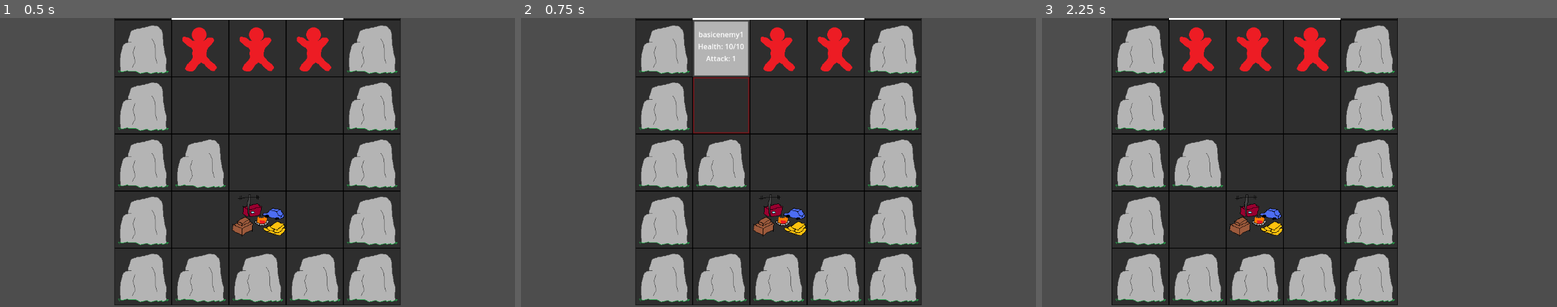
Above: before the commit, frames 1-3 (left to right).
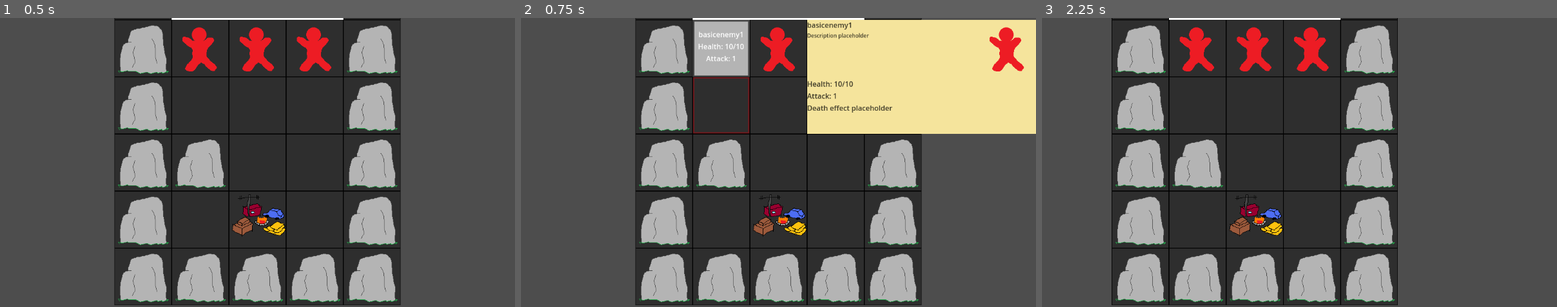
Above: after the commit, the same moments.

Repository: Wayl123/CardPuzzleGame
Game: Godot game, scene res://scene/test_map.tscn
Two runs of this game, one before a commit and one after it. Both use one fixed random seed, a clock stepped at 60 frames per second and the inputs below.
Inputs (mouse positions are in pixels of both pictures, inside the frame that each line leads up to):
- Up to frame 1 (0.5 s): no input
- Up to frame 2 (0.75 s): click (721, 46) at 0.52 s
- Up to frame 3 (2.25 s): click (1242, 104) at 1.27 s; tap Enter at 2 s; move the mouse to (1412, 148) at 2.02 s; press the mouse at (1412, 148) at 2.03 s; hold D (RightButton) from 2.03 s (still down)

Frame 1 is identical in both runs. In frame 2, 18% of the frame differs, in the area x 55-100%, y 0-41%; in frame 3, nothing differs.

Commit message:
Add infobox that shows when enemy is clicked #2

Diff:
--- /dev/null
+++ b/scene/info_box.tscn
@@ -0,0 +1,60 @@
+[gd_scene load_steps=3 format=3 uid="uid://biga1qitatow5"]
+
+[ext_resource type="Texture2D" uid="uid://dppmsw6ltmoyn" path="res://image/info_box.png" id="1_kr1b7"]
+[ext_resource type="Script" path="res://scripts/InfoBox.gd" id="2_tkduc"]
+
+[node name="InfoBox" type="NinePatchRect"]
+z_index = 1
+z_as_relative = false
+offset_right = 512.0
+offset_bottom = 256.0
+size_flags_vertical = 3
+texture = ExtResource("1_kr1b7")
+script = ExtResource("2_tkduc")
+
+[node name="InfoList" type="VBoxContainer" parent="."]
+layout_mode = 2
+offset_right = 512.0
+offset_bottom = 256.0
+
+[node name="InfoBanner" type="HBoxContainer" parent="InfoList"]
+layout_mode = 2
+alignment = 1
+
+[node name="InfoTitle" type="VBoxContainer" parent="InfoList/InfoBanner"]
+layout_mode = 2
+size_flags_horizontal = 3
+
+[node name="Name" type="Label" parent="InfoList/InfoBanner/InfoTitle"]
+layout_mode = 2
+theme_override_colors/font_color = Color(0, 0, 0, 0.74902)
+text = "Name"
+
+[node name="Description" type="Label" parent="InfoList/InfoBanner/InfoTitle"]
+layout_mode = 2
+theme_override_colors/font_color = Color(0, 0, 0, 0.74902)
+theme_override_font_sizes/font_size = 12
+text = "Description"
+
+[node name="Image" type="TextureRect" parent="InfoList/InfoBanner"]
+layout_mode = 2
+
+[node name="Health" type="Label" parent="InfoList"]
+layout_mode = 2
+theme_override_colors/font_color = Color(0, 0, 0, 0.74902)
+text = "Health: -1/-1"
+
+[node name="Attack" type="Label" parent="InfoList"]
+layout_mode = 2
+theme_override_colors/font_color = Color(0, 0, 0, 0.74902)
+text = "Attack: -1"
+
+[node name="DeathEffect" type="Label" parent="InfoList"]
+layout_mode = 2
+theme_override_colors/font_color = Color(0, 0, 0, 0.74902)
+text = "Death: N/A"
+
+[node name="VictoryEffect" type="Label" parent="InfoList"]
+layout_mode = 2
+theme_override_colors/font_color = Color(0, 0, 0, 0.74902)
+text = "Victory: N/A"
--- a/scripts/Enemy.gd
+++ b/scripts/Enemy.gd
@@ -3,6 +3,7 @@
 @export var enemy_id: String
 
 var HOVERTOOLTIP = preload("res://scene/hover_tooltip.tscn")
+var INFOBOX = preload("res://scene/info_box.tscn")
 var RANGE = preload("res://scene/attack_range.tscn")
 var data = {}
 
@@ -15,34 +16,42 @@
 	texture_normal = load(data["image"])
 
 func _process(delta):
-	pass
+	if Rect2(Vector2(), size).has_point(get_local_mouse_position()) and Input.is_action_just_pressed("LeftMouse"):
+		if has_node("../InfoBox"):
+			await get_node("../InfoBox").tree_exited
+
+		var infoBox = INFOBOX.instantiate()
+
+		infoBox._set_position(Vector2(2, 0) * 128)
+
+		get_parent().add_child(infoBox)
+
+		_populate_info_box()
+		_range_display()
 
 func _on_mouse_entered():
-	var hoverTooltip = HOVERTOOLTIP.instantiate()
+	if not has_node("HoverTooltip"):
+		var hoverTooltip = HOVERTOOLTIP.instantiate()
 
-	hoverTooltip.set_visible(false)
+		hoverTooltip.set_visible(false)
 
-	add_child(hoverTooltip)
+		add_child(hoverTooltip)
 
 	await get_tree().create_timer(0.2).timeout
+
 	if has_node("HoverTooltip"):
-		get_node("HoverTooltip/TooltipItems/Name").set_text(data["name"])
-		get_node("HoverTooltip/TooltipItems/Health").set_text(str("Health: ", data["health"], "/", data["max-health"]))
-		get_node("HoverTooltip/TooltipItems/Attack").set_text(str("Attack: ", data["attack"]))
+		_populate_hover_tooltip()
 		get_node("HoverTooltip").set_visible(true)
 
-		for range in data["range"]:
-			var targetPos = Vector2(range[0], range[1]) * 128
-			var targetGlobalPos = global_position + targetPos
-			for targetNode in get_tree().get_nodes_in_group("TargetableNode"):
-				if targetNode.get_global_position() == targetGlobalPos:
-					var attackRange = RANGE.instantiate()
-					attackRange.set_position(targetPos)
-					get_node("HoverTooltip").add_child(attackRange)
+		_range_display()
 
 func _on_mouse_exited():
 	if not Rect2(Vector2(), size).has_point(get_local_mouse_position()):
-		get_node("HoverTooltip").queue_free()
+		if has_node("HoverTooltip"):
+			get_node("HoverTooltip").queue_free()
+		if not has_node("../InfoBox"):
+			if has_node("../Range"):
+				get_node("../Range").queue_free()
 
 func _load_json_file(filePath : String):
 	if FileAccess.file_exists(filePath):
@@ -55,3 +64,30 @@
 			print("Error reading file")
 	else:
 		print("File doesn't exist")
+
+func _range_display():
+	if not has_node("../Range"):
+		for range in data["range"]:
+			var targetPos = Vector2(range[0], range[1]) * 128
+			var targetGlobalPos = global_position + targetPos
+			for targetNode in get_tree().get_nodes_in_group("TargetableNode"):
+				if targetNode.get_global_position() == targetGlobalPos:
+					var attackRange = RANGE.instantiate()
+					attackRange.set_position(targetPos)
+					get_parent().add_child(attackRange)
+
+func _populate_hover_tooltip():
+	if has_node("HoverTooltip"):
+		get_node("HoverTooltip/TooltipItems/Name").set_text(data["name"])
+		get_node("HoverTooltip/TooltipItems/Health").set_text(str("Health: ", data["health"], "/", data["max-health"]))
+		get_node("HoverTooltip/TooltipItems/Attack").set_text(str("Attack: ", data["attack"]))
+
+func _populate_info_box():
+	if has_node("../InfoBox"):
+		get_node("../InfoBox/InfoList/InfoBanner/InfoTitle/Name").set_text(data["name"])
+		get_node("../InfoBox/InfoList/InfoBanner/InfoTitle/Description").set_text("Description placeholder")
+		get_node("../InfoBox/InfoList/InfoBanner/Image").set_texture(load(data["image"]))
+		get_node("../InfoBox/InfoList/Health").set_text(str("Health: ", data["health"], "/", data["max-health"]))
+		get_node("../InfoBox/InfoList/Attack").set_text(str("Attack: ", data["attack"]))
+		get_node("../InfoBox/InfoList/DeathEffect").set_text("Death effect placeholder")
+		get_node("../InfoBox/InfoList/VictoryEffect").set_visible(false)
--- /dev/null
+++ b/scripts/InfoBox.gd
@@ -0,0 +1,21 @@
+extends NinePatchRect
+
+var drag_position = null
+
+func _ready():
+	pass
+
+func _process(delta):
+	if not Rect2(Vector2(), size).has_point(get_local_mouse_position()) and Input.is_action_just_pressed("LeftMouse"):
+		if has_node("../Range"):
+			get_node("../Range").queue_free()
+		queue_free()
+
+	if Input.is_action_pressed("LeftMouse"):
+		drag_position = get_global_mouse_position() - global_position
+	else:
+		drag_position = null
+
+func _input(event):
+	if event is InputEventMouseMotion and drag_position != null:
+		set_global_position(get_global_mouse_position() - drag_position)
Binary file added: image/info_box.png
Not shown, added: image/info_box.png.import
